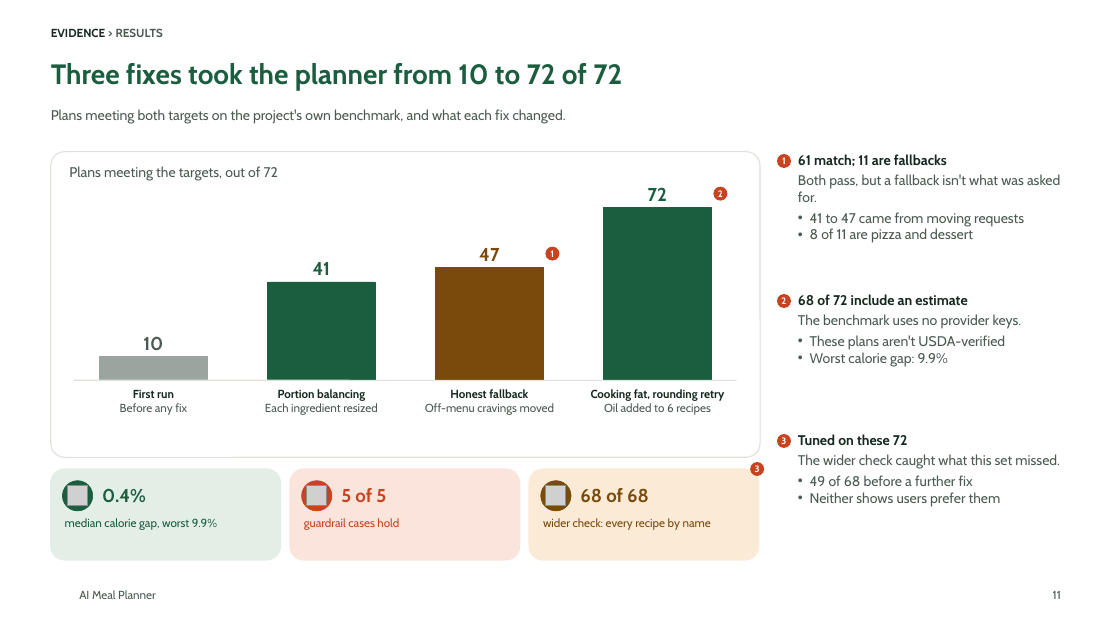
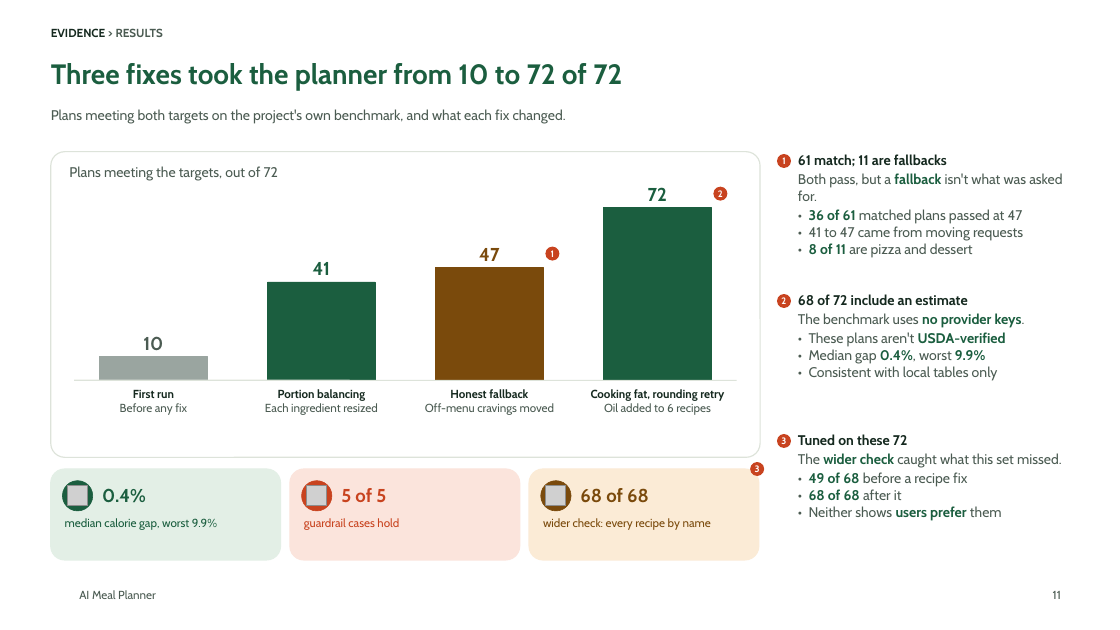
Before and after one commit to tuannm3812/ai-meal-planner, a slide deck: slide 11 of docs/showcase/ai-meal-planner-deck.pptx. Drawn at 1120x630 pixels with LibreOffice and Linux fonts; fonts in the diff are those of the drawing; grey boxes stand for pictures; background and template pictures are left out. Boxes give left, top, right and bottom in pixels: in the first picture for what was removed or moved away, otherwise in the second. Text is boxed around its words. In the diff, an @@ line names an element or a change of style, - is before the commit and + after.

```diff
--- a/docs/showcase/ai-meal-planner-deck.pptx
+++ b/docs/showcase/ai-meal-planner-deck.pptx
@@ text at [798,154,1062,201]: text colour #4B5B52 to #1B5E3F, bold on in "fallback"; less space between paragraphs @@
@@ text at [809,209,1023,258]: text changed @@
-• 41 to 47 came from moving requests
-• 8 of 11 are pizza and dessert
+• 36 of 61 matched plans passed at 47
+• 41 to 47 came from moving requests
+• 8 of 11 are pizza and dessert
@@ text at [798,294,1025,328]: text colour #4B5B52 to #1B5E3F, bold on in "no provider keys."; less space between paragraphs @@
@@ text at [809,332,1006,381]: text changed @@
-• These plans aren't USDA-verified
-• Worst calorie gap: 9.9%
+• These plans aren't USDA-verified
+• Median gap 0.4%, worst 9.9%
+• Consistent with local tables only
@@ text at [798,434,1062,468]: text colour #4B5B52 to #1B5E3F, bold on in "wider check"; less space between paragraphs @@
@@ text at [809,472,1002,521]: text changed @@
-• 49 of 68 before a further fix
-• Neither shows users prefer them
+• 49 of 68 before a recipe fix
+• 68 of 68 after it
+• Neither shows users prefer them
```
Also in this commit, not shown: 13 other slides changed, 21 other files.
